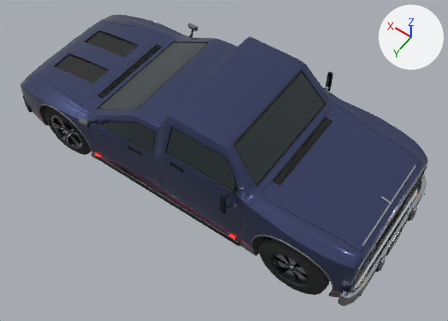
An edit to the glTF model godot/assets/vehicles/models/nightshift/lod/nightshift_blueprint_LOD2.glb, drawn before and after from the same camera.
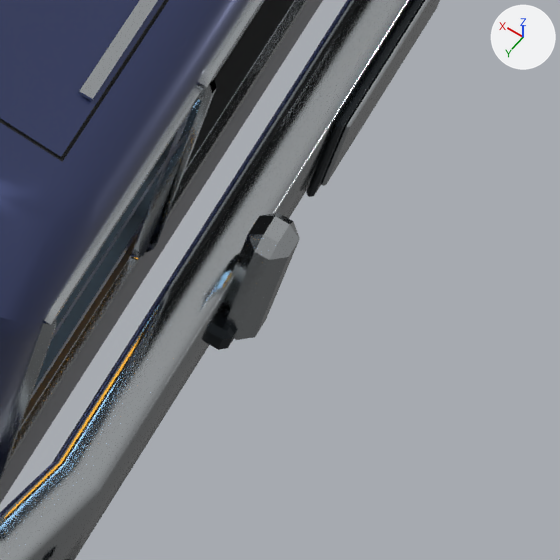
The first picture shows the older version from a 50 mm lens placed at (-3.01, 4.01, 6.47), pointed at (-0.29, 0.2, 0.48). The close-ups show the older and then the newer version on the part from 79% to 92% of the width and 73% to 92% of the height of that picture. Only the edits that show in the close-ups are written down. The axes (+X, +Y, +Z) are drawn at upper right. The lights are the same throughout. Where no turn or scale is listed for an object, it has been applied to the vertices. Vertices at exactly the same position are counted once.

The first close-up shows 'Body_NightshiftShell.001', 'Detail_BrushedMetal', 'Detail_Gunmetal'.
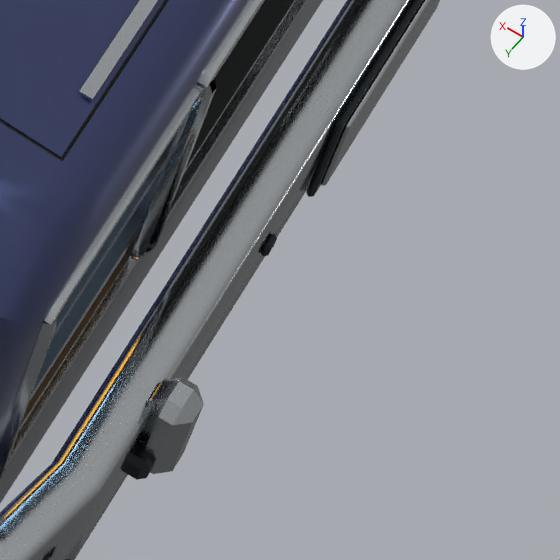
Where the newer file only moved an object's origin or applied its transform, the numbers keep the older frame.

Changed parts and their boxes [x1, y1, x2, y2] in the close-ups (560 x 560 px; the box of a moved part takes in the faces that stretch with it):
part 1 of me_detail_brushedmetal_mesh, moved or reshaped
    before: [221, 213, 300, 340]
    after: [139, 377, 204, 474]
part 2 of me_detail_gunmetal_mesh, moved or reshaped
    before: [205, 312, 235, 350]
    after: [123, 442, 153, 480]

What the commit changed:
me_detail_brushedmetal_mesh has 968 vertices, 1872 faces and spans x -2.53..2.6, y -1.0..1.0, z 0.31..1.57.
me_detail_brushedmetal_mesh is used by ob_detail_brushedmetal; location (0.0, 0.0, 0.0).
me_detail_brushedmetal_mesh part 1: the loose piece of 24 vertices spanning x -2.53..-2.48, y 0.37..0.43, z 0.41..0.63 is scaled about its middle by (1, 1, 0.65), then moved by (0.0, 0.2, -0.04).
me_detail_gunmetal_mesh has 584 vertices, 1088 faces and spans x -0.05..5.28, y -0.72..1.52, z -0.21..0.87.
me_detail_gunmetal_mesh is used by ob_detail_gunmetal; location (-2.465, -0.4, 0.425).
me_detail_gunmetal_mesh part 2: the loose piece of 24 vertices spanning x -0.05..0.05, y 0.75..0.85, z -0.02..0.02 is moved by (0.0, 0.2, 0.0).
